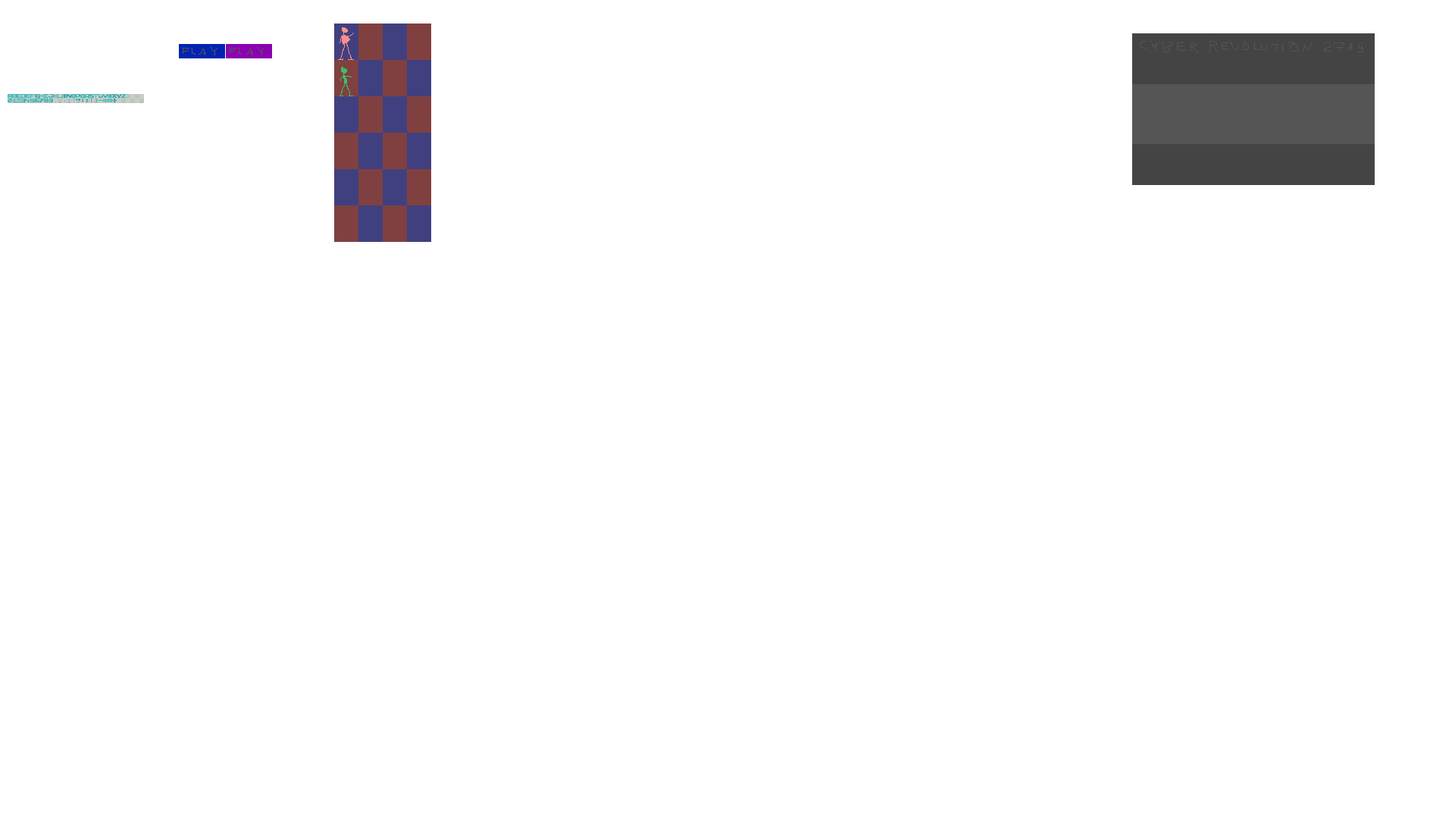
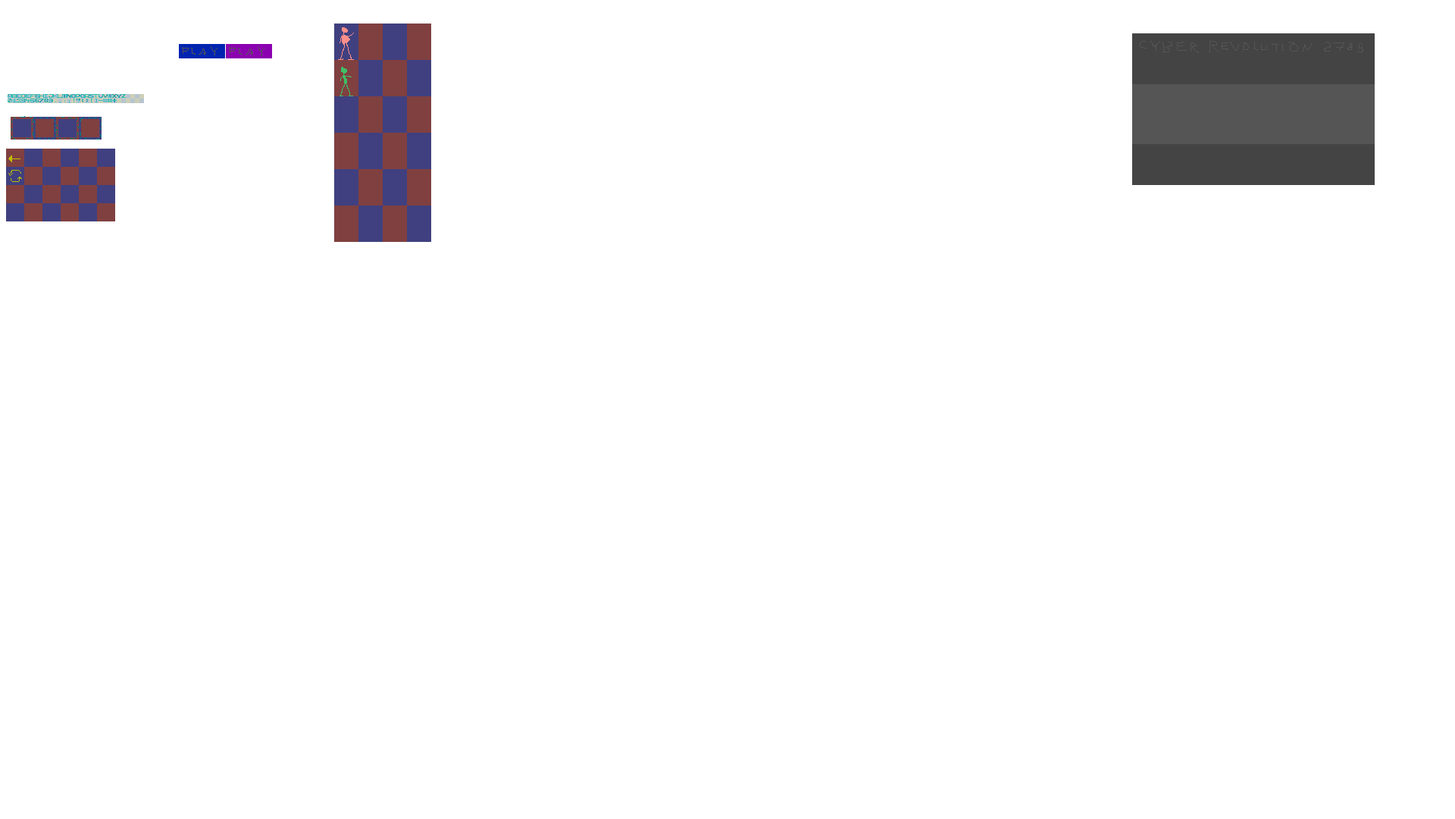
The second w=1455, h=819 image is a revision of the first. Changes to its layers:
added layer "cheats" above "persons" over [8, 115, 102, 182]
painted on "helpers" over [6, 116, 116, 222]
